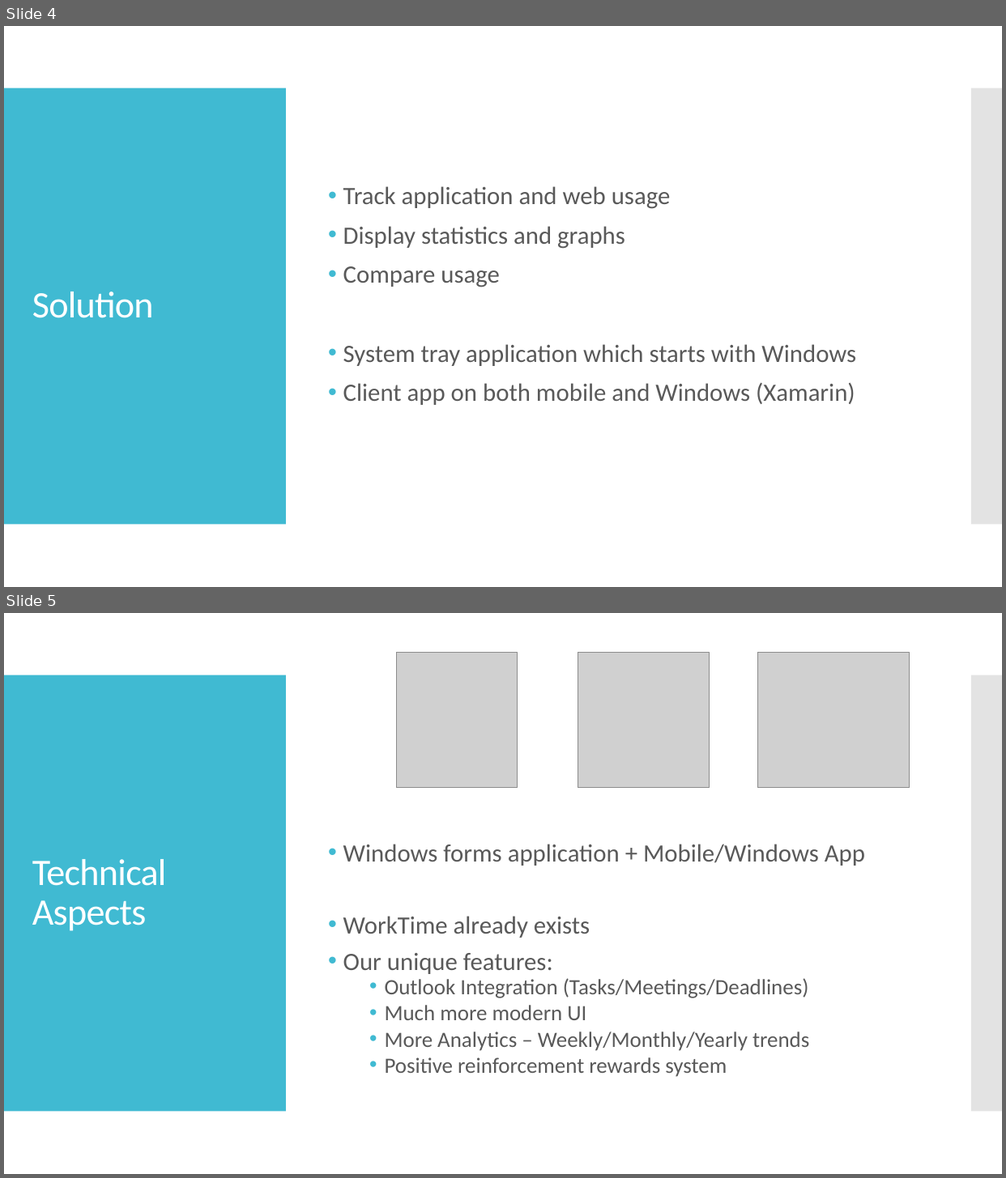
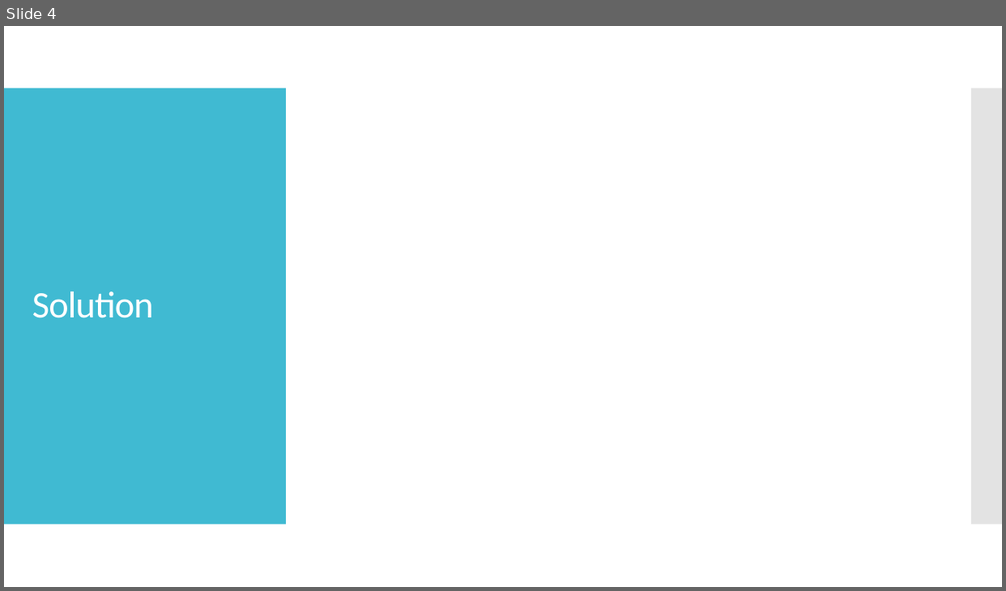
Before and after one commit to SaviMohan/Timekeeper, a slide deck: Planning/Timekeeper.pptx. Shown one above the other, each under a label of ours: slides 4 and 5 before the commit, slide 4 after it. The pictures are 1006x1178 and 1006x591 pixels, drawn with LibreOffice and Linux fonts; fonts in the diff are those of the drawing; grey boxes stand for pictures. Boxes give left, top, right and bottom in pixels: in the first picture for what was removed or moved away, otherwise in the second. Text is boxed around its words. In the diff, an @@ line names an element or a change of style, - is before the commit and + after.

```diff
--- a/Planning/Timekeeper.pptx
+++ b/Planning/Timekeeper.pptx
@@ slide 5 removed at (4, 613, 1002, 1174), background #FFFFFF; not listed: 2 template elements that a slide beside it also shows @@
@@ picture removed at (396, 652, 517, 787) @@
@@ picture removed at (578, 652, 710, 787) @@
@@ picture removed at (758, 652, 909, 787) @@
@@ text removed at (343, 844, 865, 1077) @@
-• Windows forms application + Mobile/Windows App
-• WorkTime already exists
-• Our unique features:
-  • Outlook Integration (Tasks/Meetings/Deadlines)
-  • Much more modern UI
-  • More Analytics – Weekly/Monthly/Yearly trends
-  • Positive reinforcement rewards system
@@ title removed at (32, 859, 167, 931) @@
-Technical Aspects
@@ slide 4 changed as well @@
@@ text removed at (343, 186, 856, 405) @@
-• Track application and web usage
-• Display statistics and graphs
-• Compare usage
-• System tray application which starts with Windows
-• Client app on both mobile and Windows (Xamarin)
```
Also in this commit, not shown: 2 other slides changed, 6 slides added, 5 other slides removed, 1 other file.
